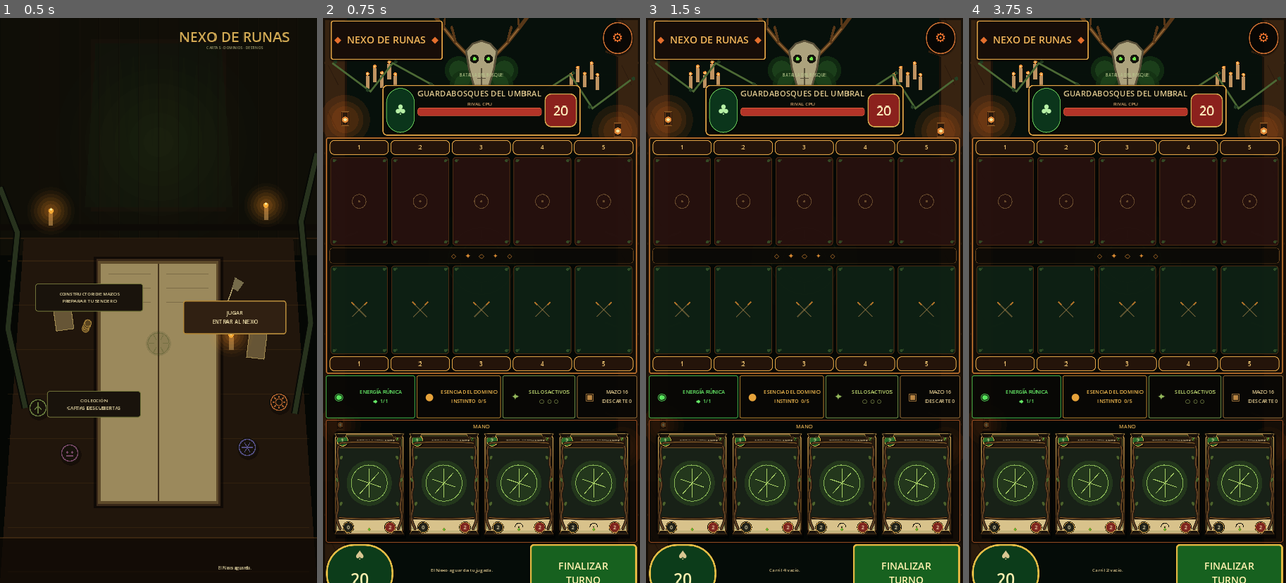
Above: before the commit, frames 1-4 (left to right).
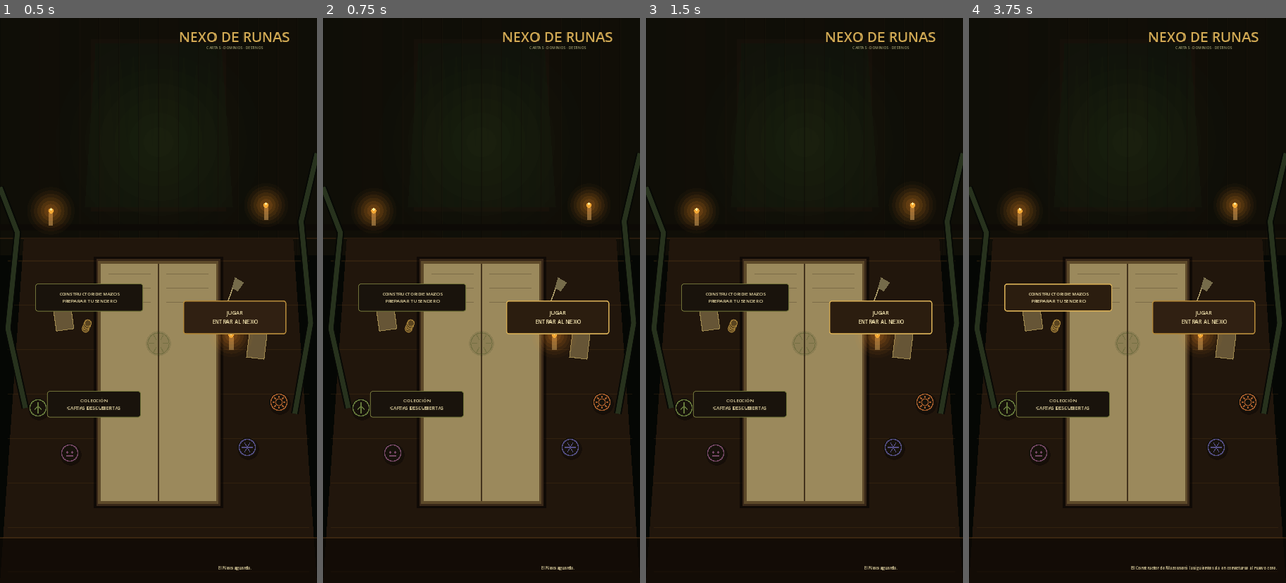
Above: after the commit, the same moments.

Repository: LoloscarPrr/Nexo-de-runas-v2
Game: Godot game, scene res://scenes/main.tscn
The game is run twice, just before and just after one commit, with the same random seed, the same clock (stepped at 60 frames per second) and the same inputs.
Inputs (mouse positions are in pixels of both pictures, inside the frame that each line leads up to):
- Up to frame 1 (0.5 s): no input
- Up to frame 2 (0.75 s): click "JUGAR ENTRAR AL NEXO" at 0.5 s
- Up to frame 3 (1.5 s): click (880, 317) at 1.25 s, where only the run after the commit has a clickable "JUGAR ENTRAR AL NEXO"
- Up to frame 4 (3.75 s): click (1263, 40) at 2 s, where only the run before the commit has a clickable "⚙"; click (1003, 198) at 2.77 s; click (1057, 294) at 3.5 s, where only the run after the commit has a clickable "CONSTRUCTOR DE MAZOS PREPARAR…"

Frame 1 is identical in both runs. In frame 2, 45% of the frame differs, in the area x 0-100%, y 0-100%; in frame 3, 45%; in frame 4, 47%.
Error after the commit: Parse Error: The member "GOLD" already exists in parent class VerticalBattleView. (res://scripts/presentation/battle/vertical_battle_view_faithful.gd:11)

Commit message:
Presentation: activar vista faithful en la batalla canónica

Diff:
--- a/scripts/main.gd
+++ b/scripts/main.gd
@@ -4,7 +4,7 @@
 ## La campaña legado sigue cargada para conservar saves, pero deja de dominar la UI.
 
 const CampaignViewScript = preload("res://scripts/ui/mockup_campaign_view.gd")
-const CanonicalBattleViewScript = preload("res://scripts/presentation/battle/vertical_battle_view_polished.gd")
+const CanonicalBattleViewScript = preload("res://scripts/presentation/battle/vertical_battle_view_faithful.gd")
 const MenuBackdropScript = preload("res://scripts/ui/canonical_main_menu_backdrop.gd")
 
 const INK := Color("eadca8")
